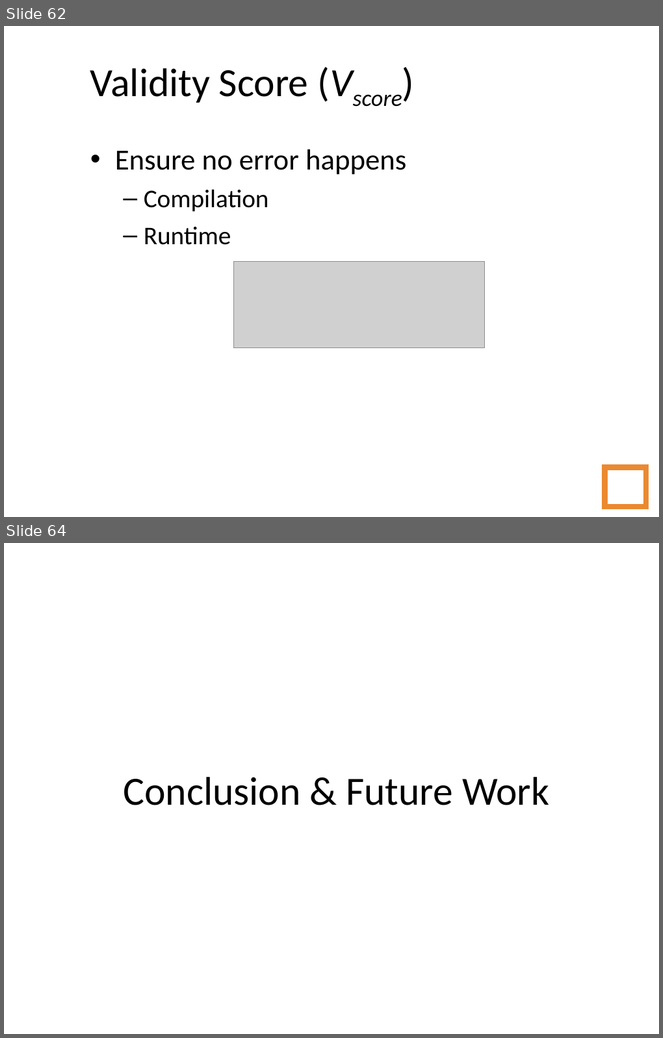
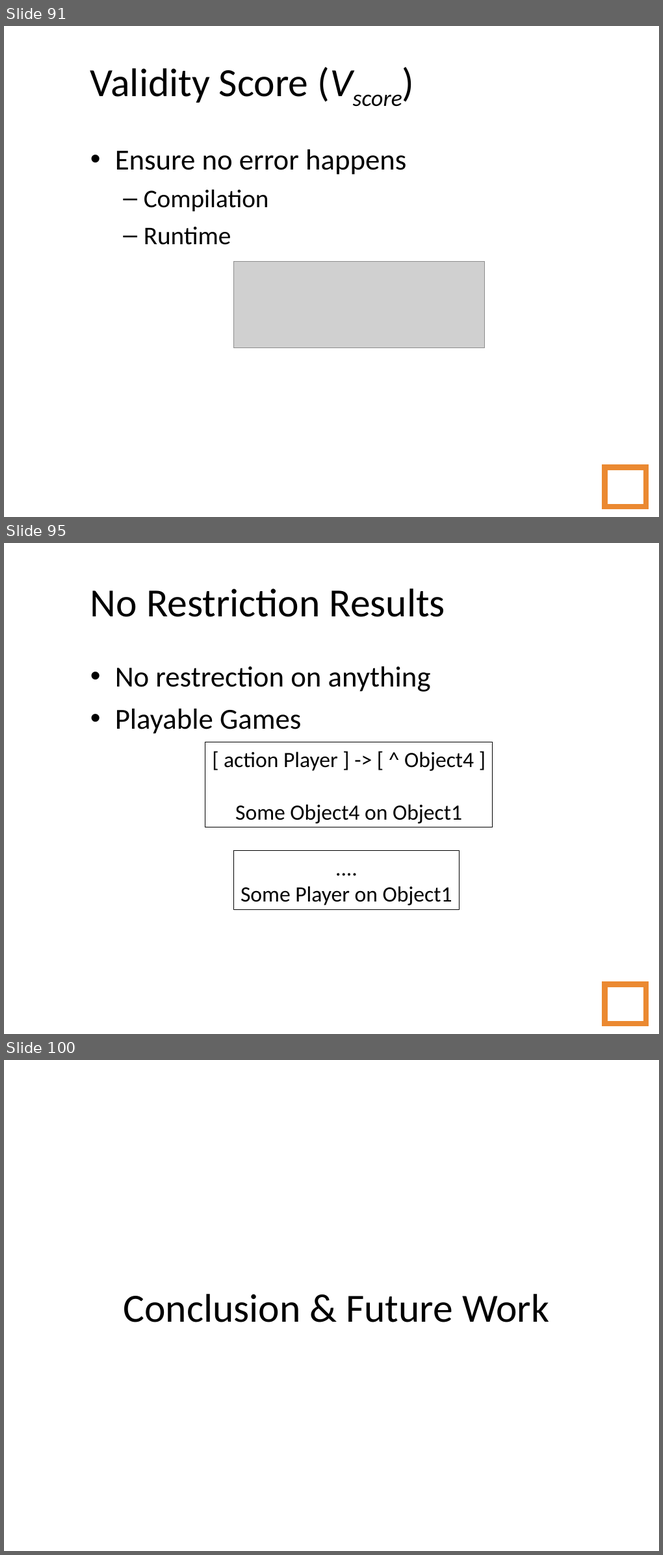
Before and after one commit to amidos2006/Automatic-Game-Script-Generation, a slide deck: Presentation/Automatic Game Script Generation.ppt. Shown one above the other, each under a label of ours: slides 62 and 64 before the commit, slides 91, 95 and 100 after it; the slides between them are not shown. The pictures are 663x1038 and 663x1555 pixels, drawn with LibreOffice and Linux fonts; fonts in the diff are those of the drawing; grey boxes stand for pictures; background and template pictures are left out. Boxes give left, top, right and bottom in pixels: in the first picture for what was removed or moved away, otherwise in the second. Text is boxed around its words. In the diff, an @@ line names an element or a change of style, - is before the commit and + after.

```diff
--- a/Presentation/Automatic Game Script Generation.ppt
+++ b/Presentation/Automatic Game Script Generation.ppt
@@ slide 95 added at bbox=[4, 543, 659, 1034], background picture (left out) @@
@@ title added at bbox=[90, 589, 445, 617], 44 pt, text #000000 @@
+No Restriction Results
@@ text added at bbox=[115, 667, 431, 734], 32 pt, text #000000 @@
+• No restrection on anything
+• Playable Games
@@ rectangle added at bbox=[205, 742, 493, 827], outline #000000 0.74 pt, 24 pt, text #000000 @@
+[ action Player ] -> [ ^ Object4 ]
+Some Object4 on Object1
@@ rectangle added at bbox=[234, 851, 460, 910], outline #000000 0.74 pt, 24 pt, text #000000 @@
+....
+Some Player on Object1
@@ page number added at bbox=[605, 984, 646, 1024], outline #EB8931 6.01 pt, 14 pt, text #FFFFFF @@
+95
@@ what was slide 62 is now slide 91 @@
@@ what was slide 64 is now slide 100 @@
```
Also in this commit, not shown: 3 slides changed, 43 other slides added, 5 slides removed, 35 other files.
